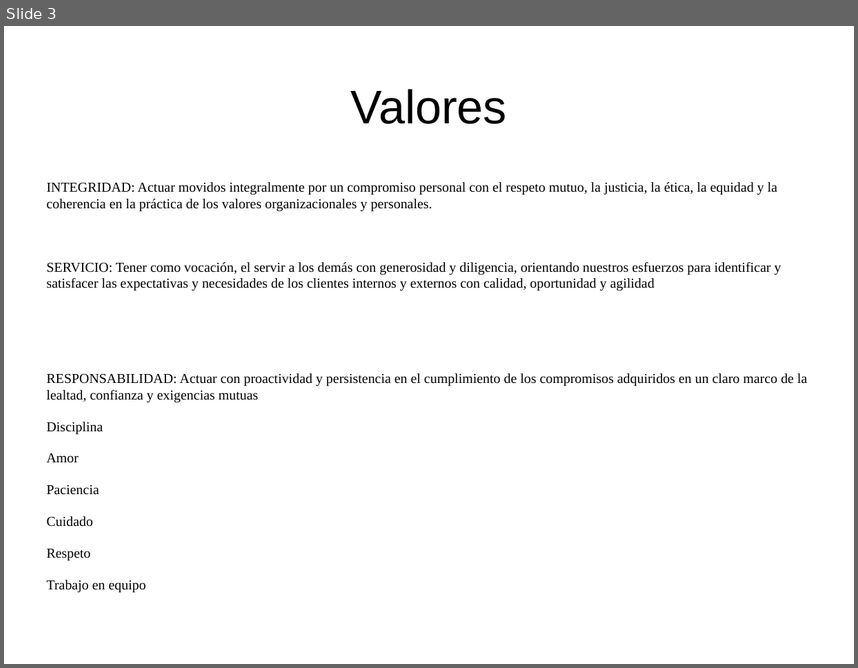
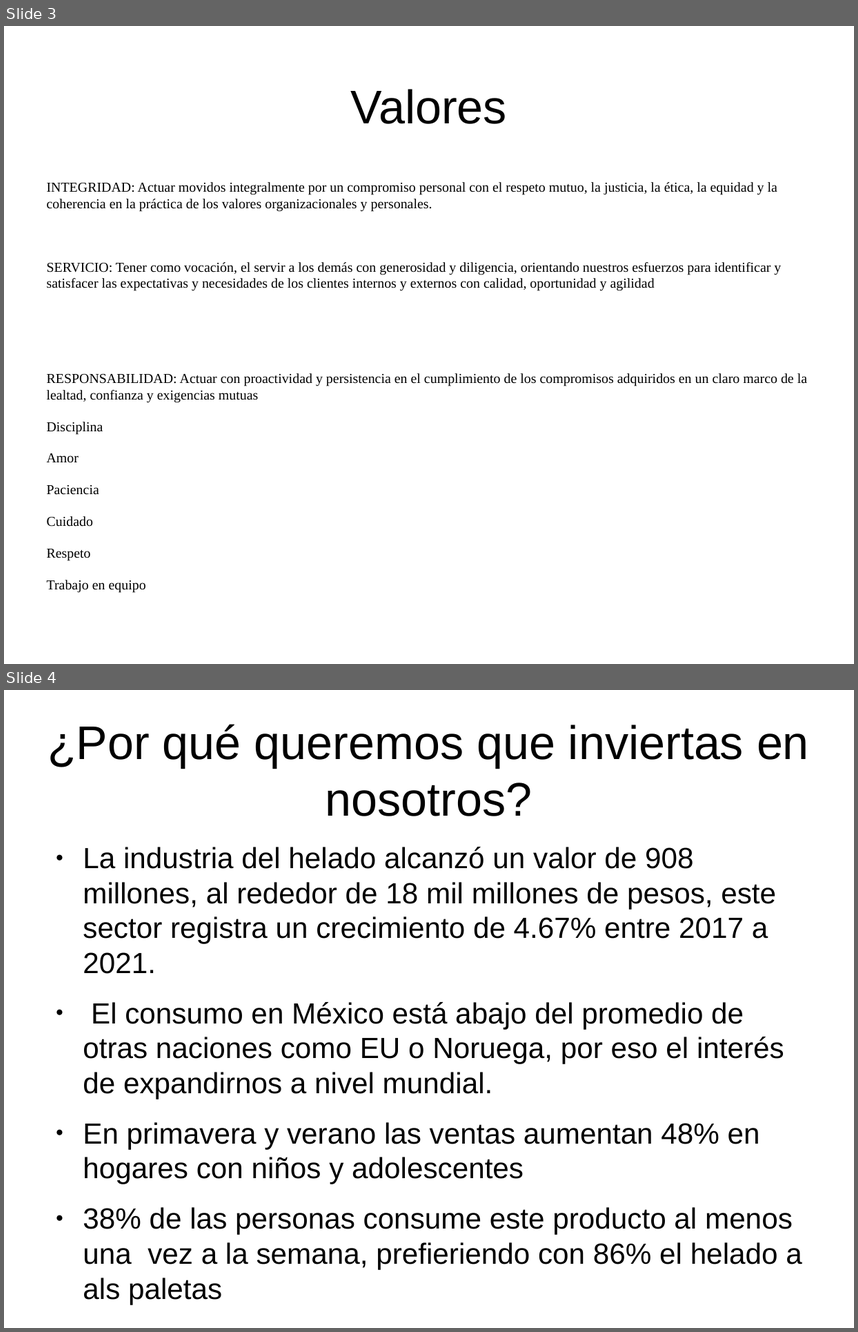
Before and after one commit to amairanysolanamejia/DjangoPrueba, a slide deck: Documentación/presentacion.odp. Shown one above the other, each under a label of ours: slide 3 before the commit, slides 3 and 4 after it. The pictures are 858x668 and 858x1332 pixels, drawn with LibreOffice and Linux fonts; fonts in the diff are those of the drawing; background and template pictures are left out. Boxes give left, top, right and bottom in pixels: in the first picture for what was removed or moved away, otherwise in the second. Text is boxed around its words. In the diff, an @@ line names an element or a change of style, - is before the commit and + after.

```diff
--- a/Documentación/presentacion.odp
+++ b/Documentación/presentacion.odp
@@ slide 4 added at [4, 690, 854, 1328], background #FFFFFF @@
@@ title added at [47, 724, 809, 816], 44 pt, text #000000 @@
+¿Por qué queremos que inviertas en nosotros?
@@ text added at [83, 847, 802, 1304], 27.2 pt, text #000000 @@
+● La industria del helado alcanzó un valor de 908 millones, al rededor de 18 mil millones de pesos, este sector registra un crecimiento de 4.67% entre 2017 a 2021.
+● El consumo en México está abajo del promedio de otras naciones como EU o Noruega, por eso el interés de expandirnos a nivel mundial.
+● En primavera y verano las ventas aumentan 48% en hogares con niños y adolescentes
+● 38% de las personas consume este producto al menos una vez a la semana, prefieriendo con 86% el helado a als paletas
```
Also in this commit, not shown: 1 other slide added, 3 other files.
